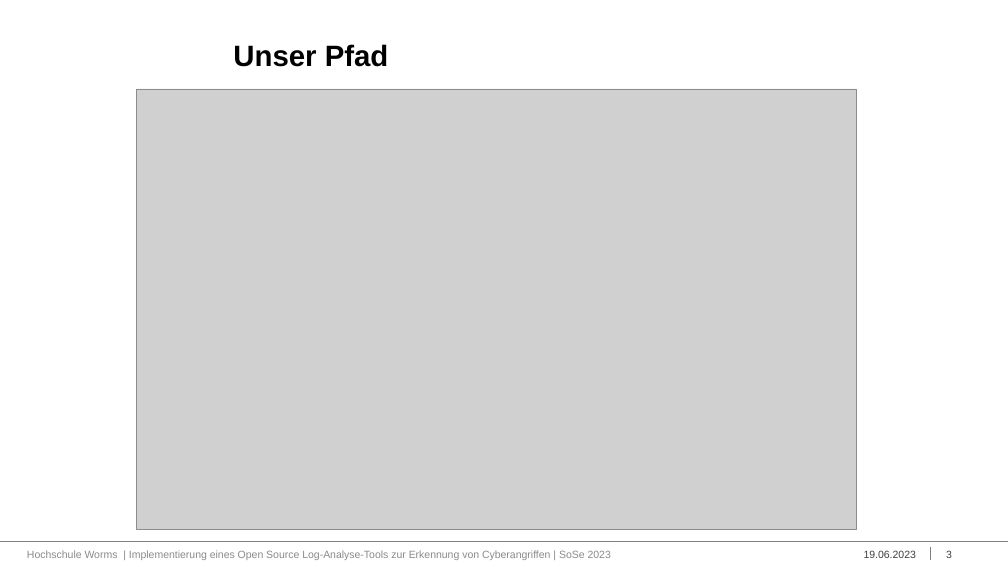
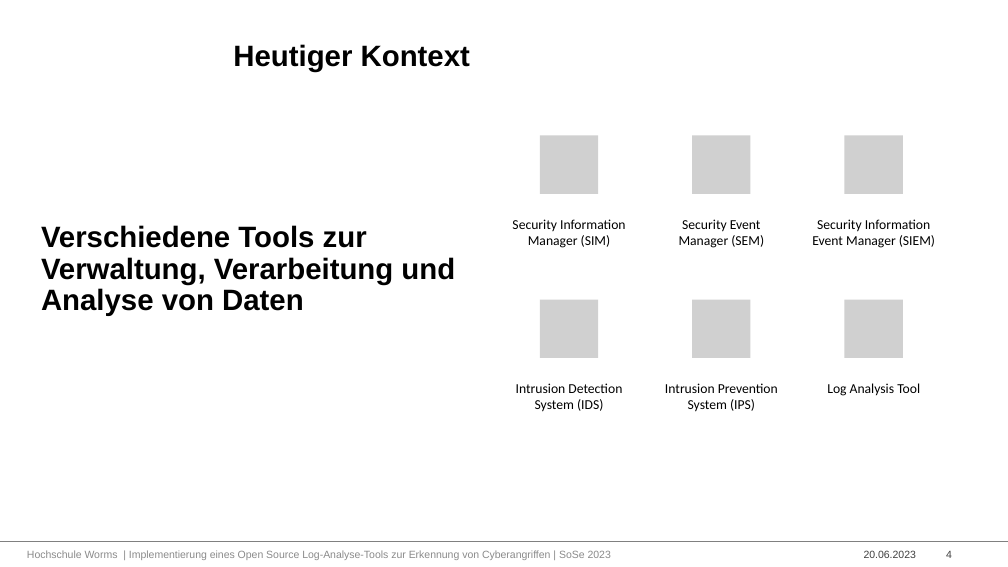
Before and after one commit to Bruno-Macedo/Praxisbericht_Bacherloarbeit, a slide deck: slide 4 of Macedo_da_Silva_Bruno_BA-Praesentation.pptx (slide 3 before the commit). Drawn at 1008x567 pixels with LibreOffice and Linux fonts; fonts in the diff are those of the drawing; grey boxes stand for pictures; background and template pictures are left out. Boxes give left, top, right and bottom in pixels: in the first picture for what was removed or moved away, otherwise in the second. Text is boxed around its words. In the diff, an @@ line names an element or a change of style, - is before the commit and + after.

Commit message:
Präsentation

```diff
--- a/Macedo_da_Silva_Bruno_BA-Praesentation.pptx
+++ b/Macedo_da_Silva_Bruno_BA-Praesentation.pptx
@@ title at [233,44,470,72]: text changed @@
-Unser Pfad
+Heutiger Kontext
@@ picture removed at [136,89,857,530] @@
@@ text added at [41,225,455,316], 28 pt, text #000000, bold @@
+Verschiedene Tools zur Verwaltung, Verarbeitung und Analyse von Daten
@@ group added at [512,135,935,412]: 6 pictures, 6 texts @@
+Security Information Manager (SIM)
+Security Event Manager (SEM)
+Security Information Event Manager (SIEM)
+Intrusion Detection System (IDS)
+Intrusion Prevention System (IPS)
+Log Analysis Tool
@@ text at [864,550,916,558]: text changed @@
-19.06.2023
+20.06.2023
@@ line removed from (931, 547) to (931, 560) @@
@@ page number at [946,551,952,558]: text changed @@
-3
+4
```
Also in this commit, not shown: 9 other slides changed, 1 other file.
